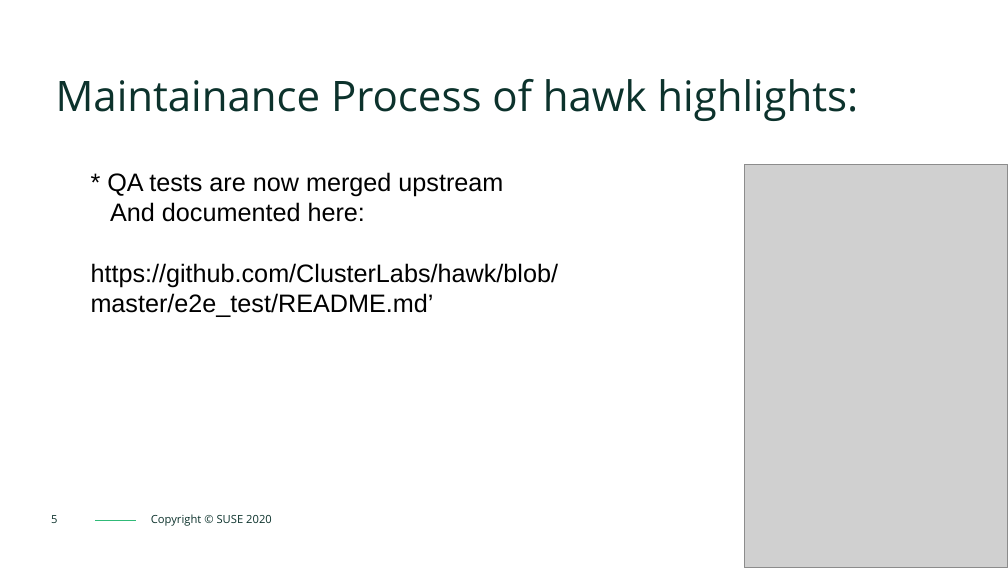
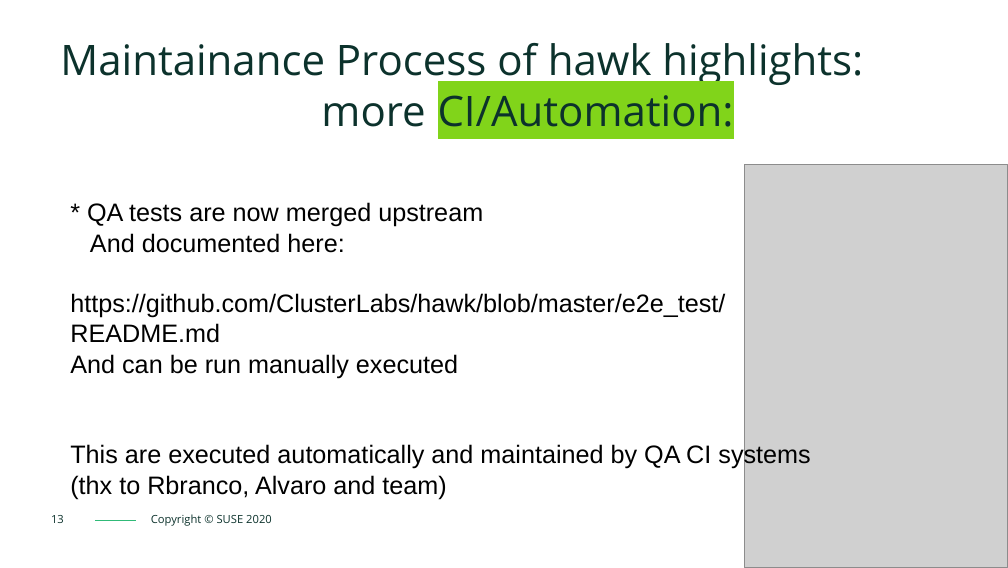
Before and after one commit to MalloZup/work-presentations, a slide deck: slide 13 of hawk-status.odp (slide 5 before the commit). Drawn at 1008x568 pixels with LibreOffice and Linux fonts; fonts in the diff are those of the drawing; grey boxes stand for pictures; background and template pictures are left out. Boxes give left, top, right and bottom in pixels: in the first picture for what was removed or moved away, otherwise in the second. Text is boxed around its words. In the diff, an @@ line names an element or a change of style, - is before the commit and + after.

```diff
--- a/hawk-status.odp
+++ b/hawk-status.odp
@@ title at [60, 43, 863, 127]: text changed @@
-Maintainance Process of hawk highlights:
+Maintainance Process of hawk highlights:
+more CI/Automation:
@@ text "* QA tests are now ...": place and size @@
-text "* QA tests are now ..." at [91, 172, 558, 317]
+text "* QA tests are now ..." at [70, 202, 810, 499]
@@ text at [70, 293, 810, 499]: text changed @@
-https://github.com/ClusterLabs/hawk/blob/master/e2e_test/README.md’
+https://github.com/ClusterLabs/hawk/blob/master/e2e_test/README.md
+And can be run manually executed
+This are executed automatically and maintained by QA CI systems (thx to Rbranco, Alvaro and team)
@@ page number at [51, 515, 64, 523]: text changed @@
-5
+13
```
Also in this commit, not shown: 6 other slides changed, 14 slides added, 2 slides removed, 3 other files.
